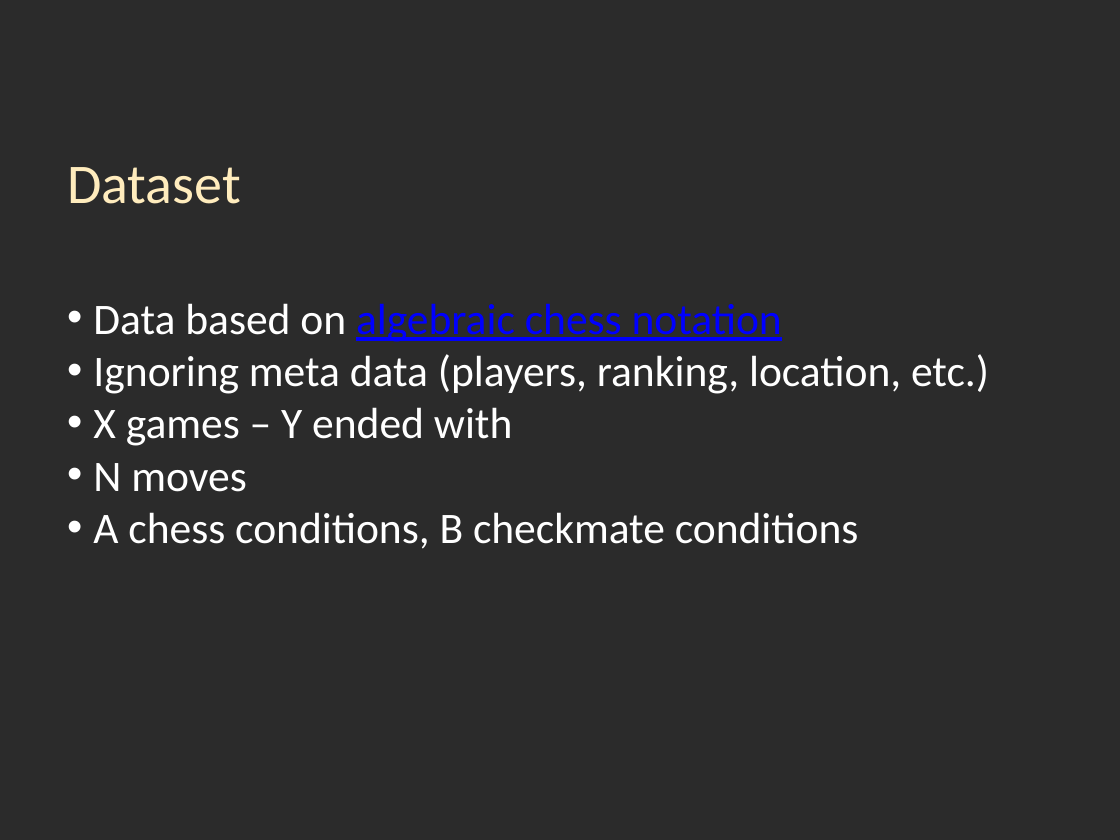
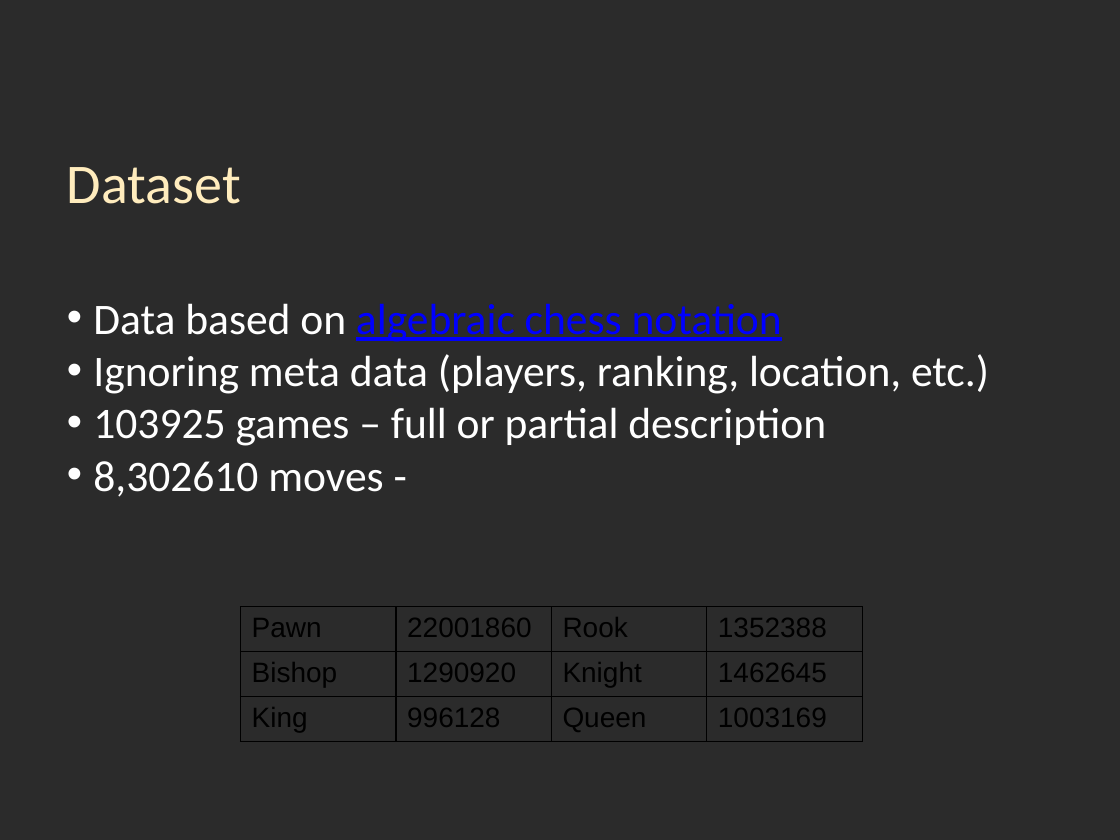
Before and after one commit to nivm/learningchess, a slide deck: slide 5 of presentation/chess_presentation.pptx (slide 4 before the commit). Drawn at 1120x840 pixels with LibreOffice and Linux fonts; fonts in the diff are those of the drawing; background and template pictures are left out; a plain dark background stands for a picture behind light text. Boxes give left, top, right and bottom in pixels: in the first picture for what was removed or moved away, otherwise in the second. Text is boxed around its words. In the diff, an @@ line names an element or a change of style, - is before the commit and + after.

```diff
--- a/presentation/chess_presentation.pptx
+++ b/presentation/chess_presentation.pptx
@@ text at (93, 407, 826, 497): text changed @@
-• X games – Y ended with
-• N moves
-• A chess conditions, B checkmate conditions
+• 103925 games – full or partial description
+• 8,302610 moves -
@@ table added at (241, 607, 864, 741), 3 rows, 4 columns @@
+Pawn | 22001860 | Rook | 1352388
+Bishop | 1290920 | Knight | 1462645
+King | 996128 | Queen | 1003169
```
Also in this commit, not shown: 12 other slides changed, 3 slides added.
